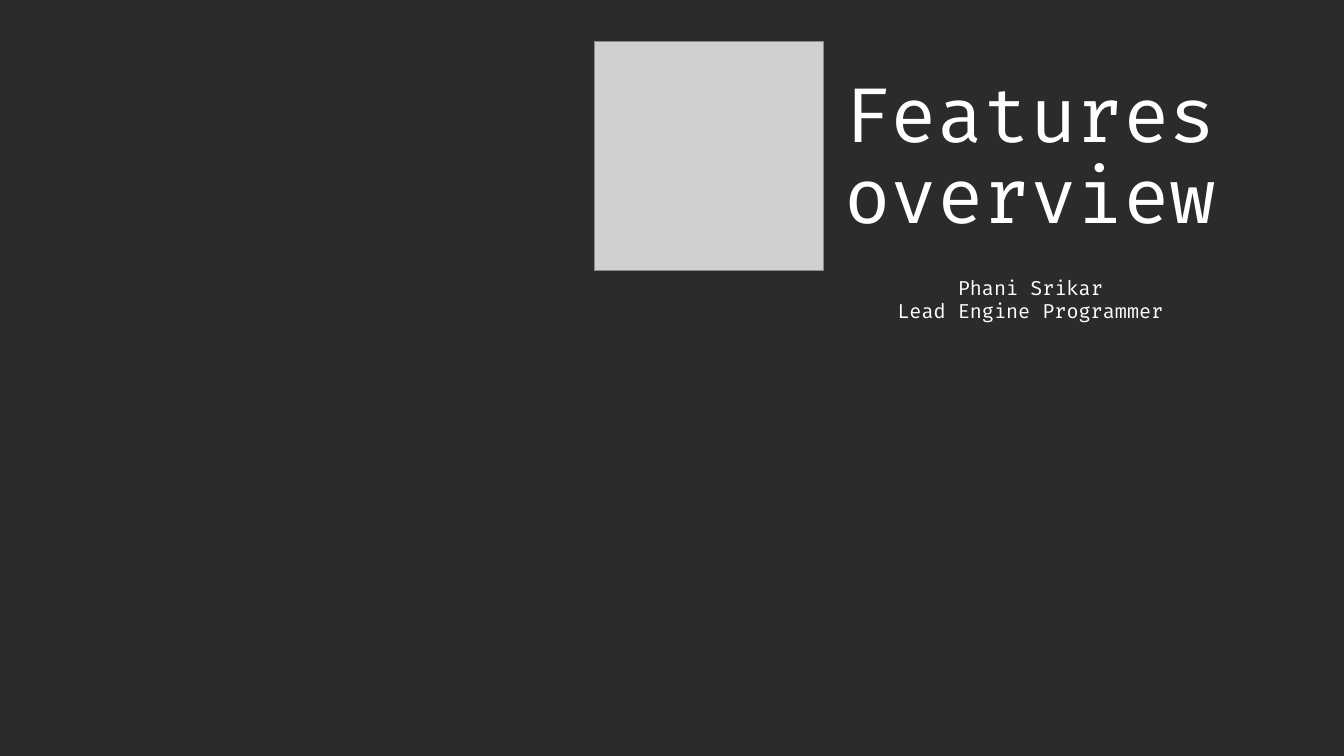
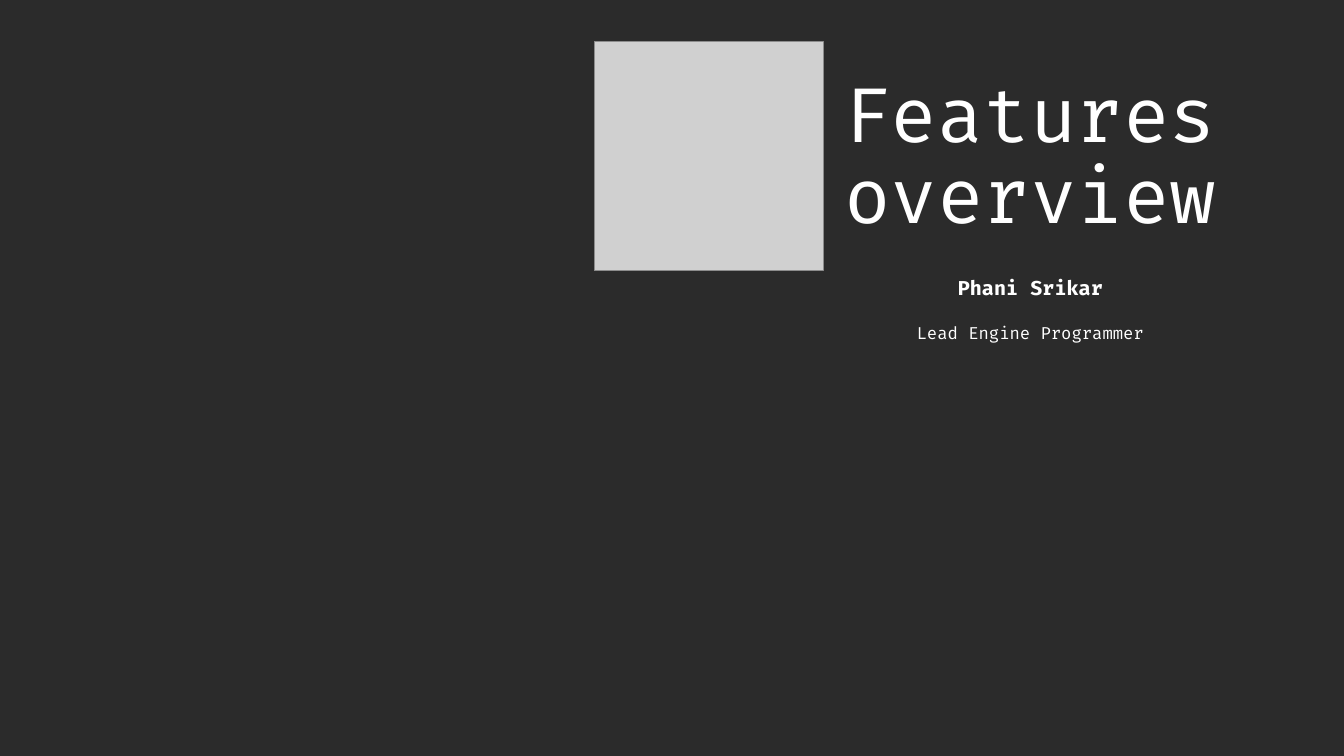
Before and after one commit to Pikachuxxxx/Razix, a slide deck: slide 1 of Docs/Features overview.pptx. Drawn at 1344x756 pixels with LibreOffice and Linux fonts; fonts in the diff are those of the drawing; grey boxes stand for pictures; background and template pictures are left out; a plain dark background stands for a picture behind light text. Boxes give left, top, right and bottom in pixels: in the first picture for what was removed or moved away, otherwise in the second. Text is boxed around its words. In the diff, an @@ line names an element or a change of style, - is before the commit and + after.

```diff
--- a/Docs/Features overview.pptx
+++ b/Docs/Features overview.pptx
@@ text "Phani Srikar" at (917,279,1144,343): bold on in "Phani Srikar"; size 14 to 12 pt in "Lead Engine Programmer" @@
```
Also in this commit, not shown: 3 slides added, 7 other files.
